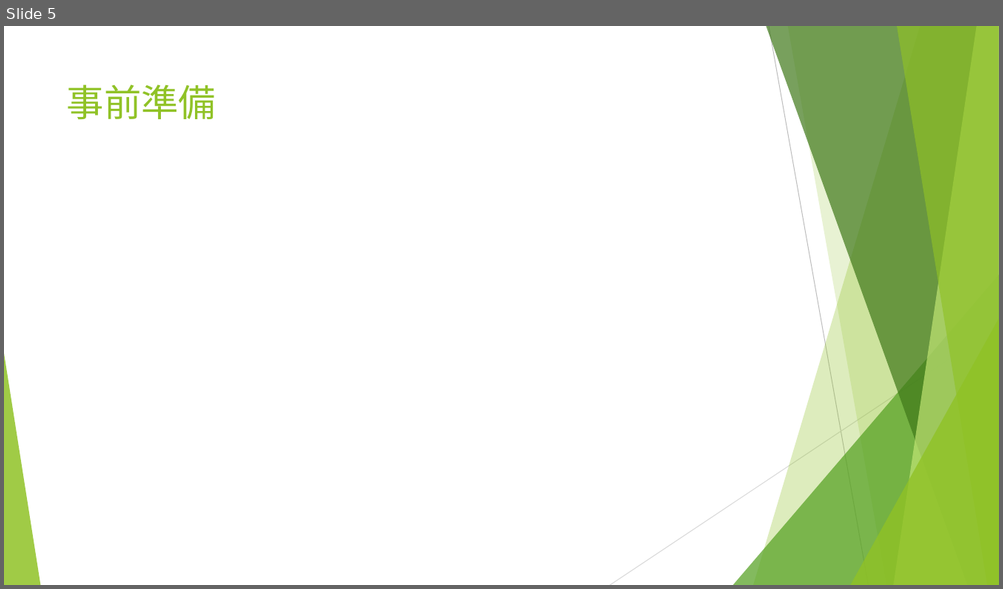
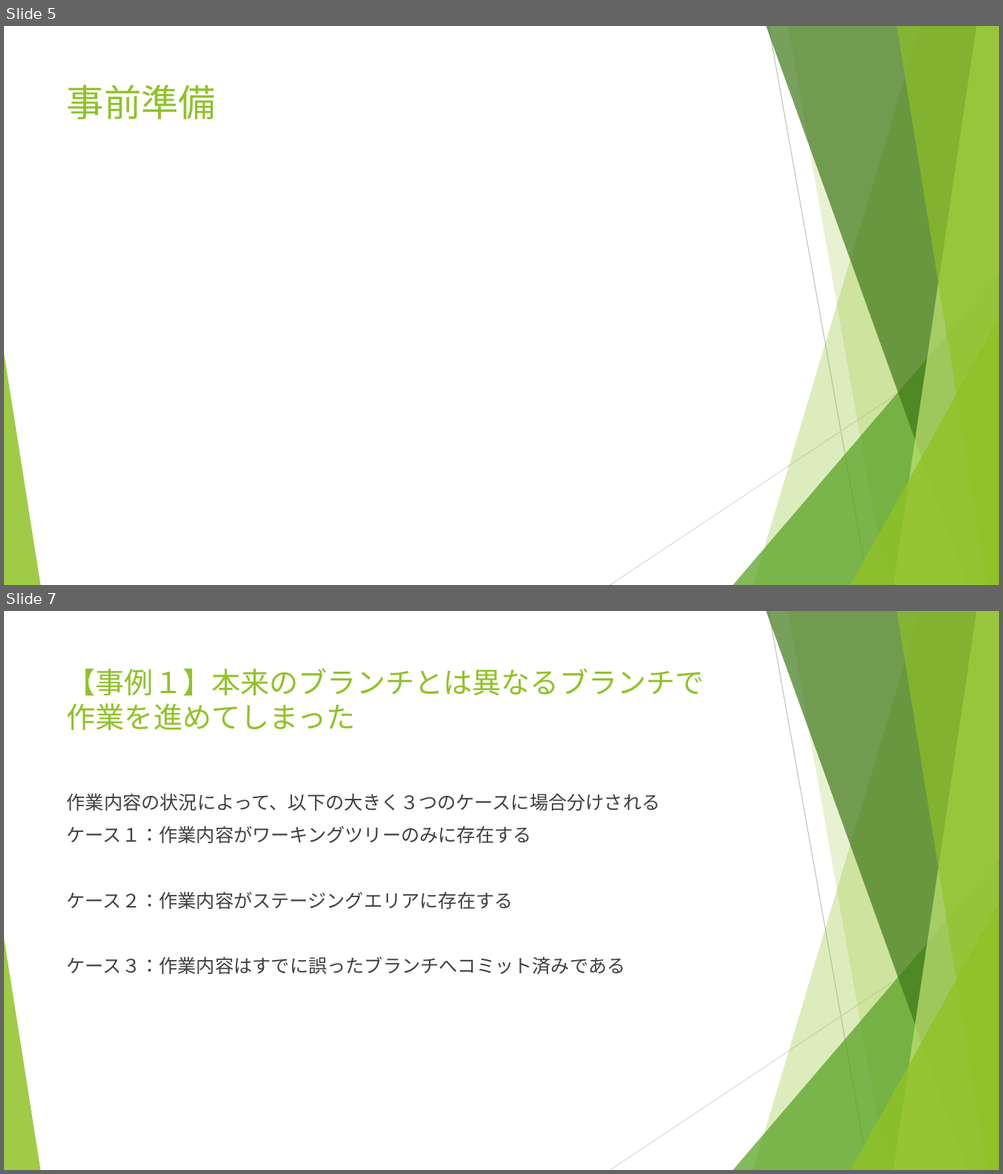
Before and after one commit to yusuke8655/git-trouble-shooting, a slide deck: Gitトラブルシューティング.pptx. Shown one above the other, each under a label of ours: slide 5 before the commit, slides 5 and 7 after it; the slides between them are not shown. The pictures are 1003x589 and 1003x1174 pixels, drawn with LibreOffice and Linux fonts; fonts in the diff are those of the drawing. Boxes give left, top, right and bottom in pixels: in the first picture for what was removed or moved away, otherwise in the second. Text is boxed around its words. In the diff, an @@ line names an element or a change of style, - is before the commit and + after.

Commit message:
事例１を作成

```diff
--- a/Gitトラブルシューティング.pptx
+++ b/Gitトラブルシューティング.pptx
@@ slide 7 added at bbox=[4, 611, 999, 1170], background #FFFFFF; not listed: 10 template elements that a slide beside it also shows @@
@@ title added at bbox=[67, 668, 704, 730], 28 pt, text #90C226 @@
+【事例１】本来のブランチとは異なるブランチで
+作業を進めてしまった
@@ text added at bbox=[67, 794, 660, 974], 18 pt, text #404040 @@
+作業内容の状況によって、以下の大きく３つのケースに場合分けされる
+ケース１：作業内容がワーキングツリーのみに存在する
+ケース２：作業内容がステージングエリアに存在する
+ケース３：作業内容はすでに誤ったブランチへコミット済みである
```
Also in this commit, not shown: 1 slide changed, 5 other slides added.
